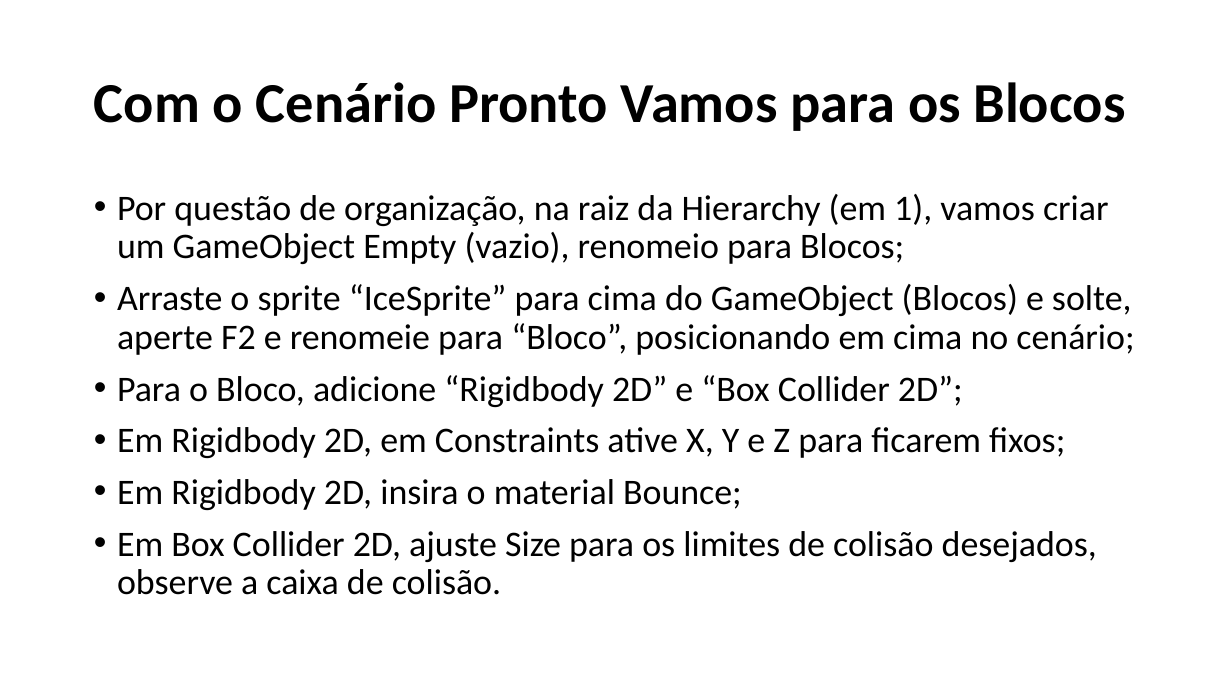
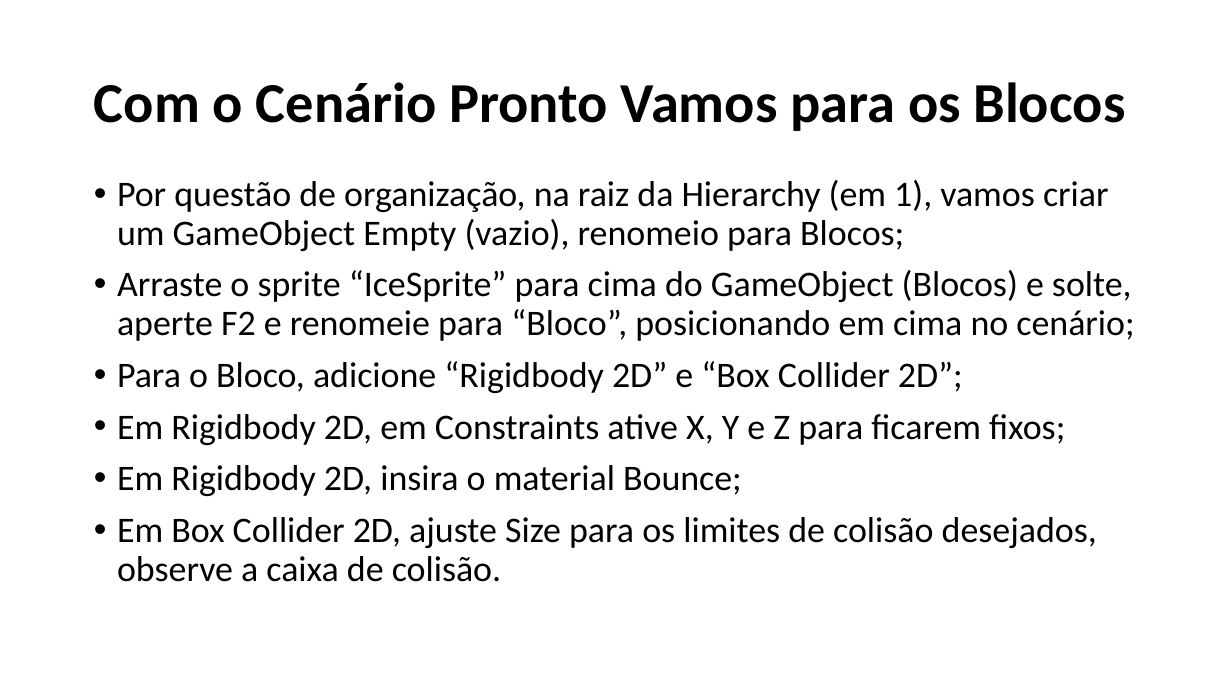
Before and after one commit to fmflavio/page, a slide deck: slide 15 of downloads/Arcanoid Generico.pptx (slide 14 before the commit). Drawn at 1232x693 pixels with LibreOffice and Linux fonts; fonts in the diff are those of the drawing. Boxes give left, top, right and bottom in pixels: in the first picture for what was removed or moved away, otherwise in the second. Text is boxed around its words. In the diff, an @@ line names an element or a change of style, - is before the commit and + after.

```diff
--- a/downloads/Arcanoid Generico.pptx
+++ b/downloads/Arcanoid Generico.pptx
@@ text "Por questão de organização, na ...": place and size @@
-text "Por questão de organização, na ..." at box(117, 194, 1134, 595)
+text "Por questão de organização, na ..." at box(117, 180, 1134, 582)
```
Also in this commit, not shown: 9 other slides changed, 1 slide added, 2 other files.
